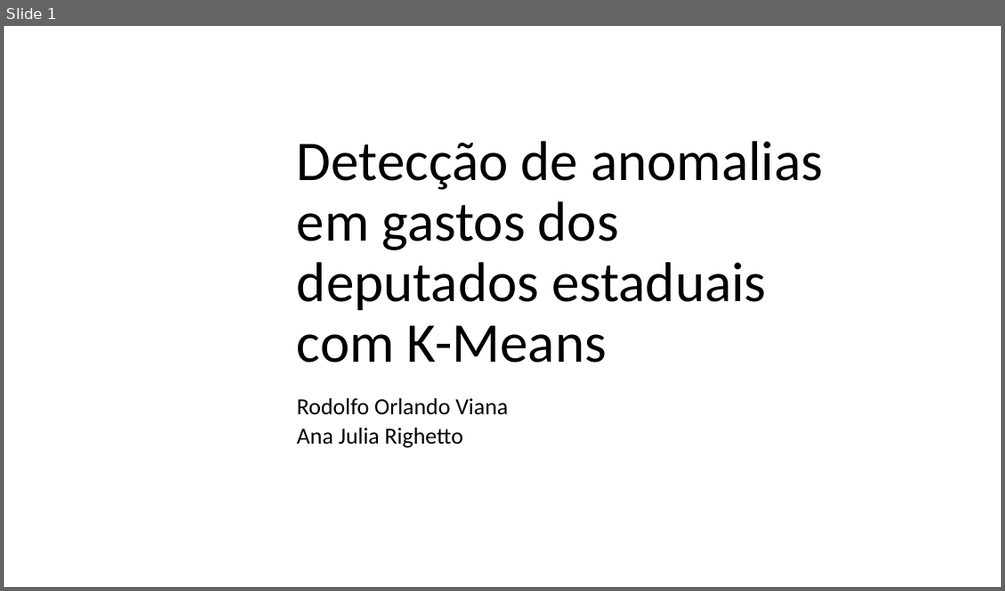
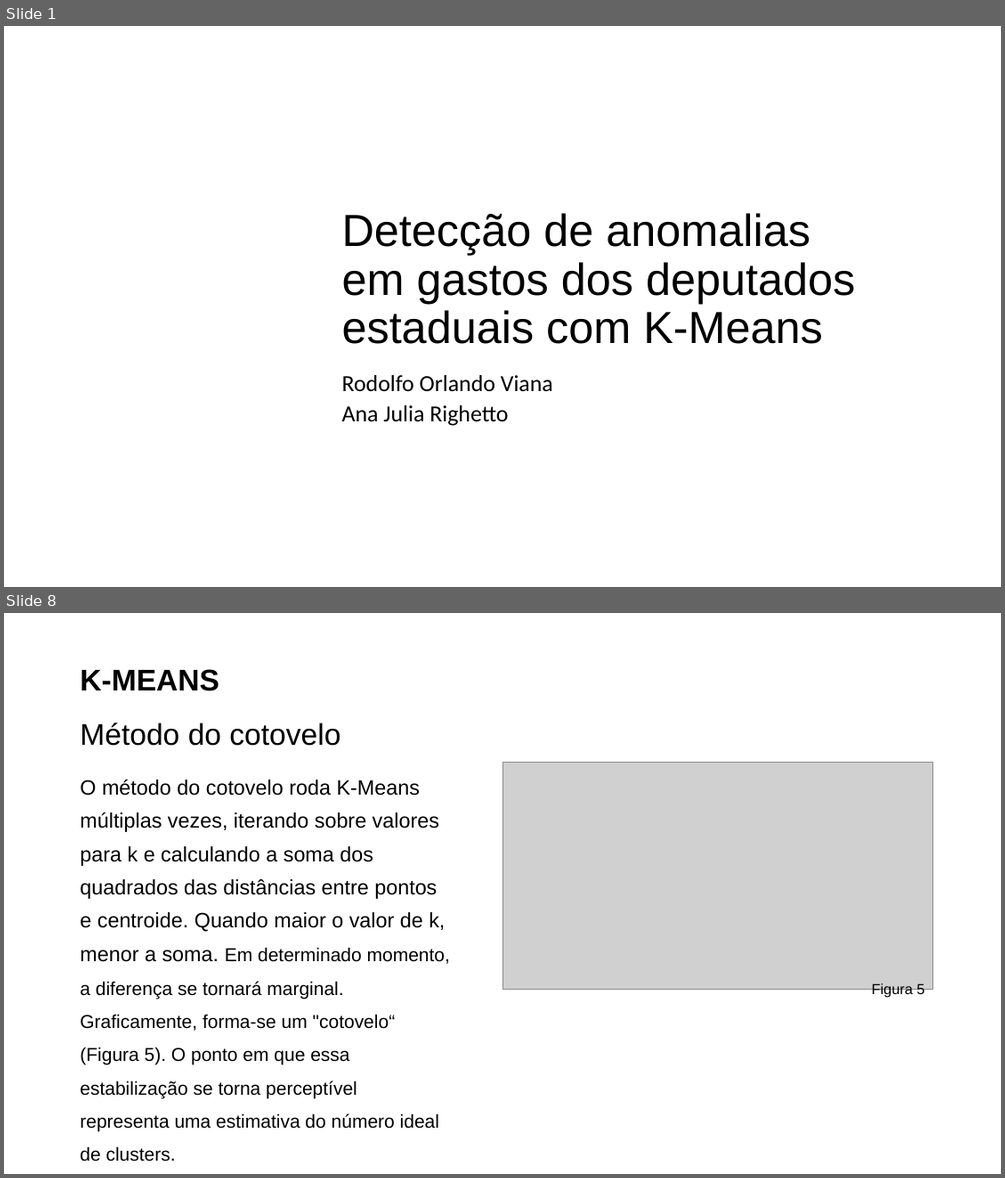
Before and after one commit to rodolfo-viana/mba_esalq, a slide deck: prd/WIP_apresentacao.pptx. Shown one above the other, each under a label of ours: slide 1 before the commit, slides 1 and 8 after it; the slides between them are not shown. The pictures are 1005x591 and 1005x1178 pixels, drawn with LibreOffice and Linux fonts; fonts in the diff are those of the drawing; grey boxes stand for pictures; background and template pictures are left out. Boxes give left, top, right and bottom in pixels: in the first picture for what was removed or moved away, otherwise in the second. Text is boxed around its words. In the diff, an @@ line names an element or a change of style, - is before the commit and + after.

```diff
--- a/prd/WIP_apresentacao.pptx
+++ b/prd/WIP_apresentacao.pptx
@@ slide 8 added at (4, 613, 1001, 1174), background picture (left out) @@
@@ title added at (80, 669, 340, 746), 28.8 pt, text #000000 @@
+K-MEANS
+Método do cotovelo
@@ picture added at (502, 763, 933, 989) @@
@@ text added at (80, 779, 450, 1131), 18 pt, text #000000 @@
+O método do cotovelo roda K-Means múltiplas vezes, iterando sobre valores para k e calculando a soma dos quadrados das distâncias entre pontos e centroide. Quando maior o valor de k, menor a soma. Em determinado momento, a diferença se tornará marginal. Graficamente, forma-se um "cotovelo“ (Figura 5). O ponto em que essa estabilização se torna perceptível representa uma estimativa do número ideal de clusters.
@@ text added at (872, 983, 924, 997), 14 pt, text #000000 @@
+Figura 5
@@ slide 1 changed as well @@
@@ title "Detecção de anomalias em gastos ...": place and size @@
-title "Detecção de anomalias em gastos ..." at (297, 141, 823, 362)
+title "Detecção de anomalias em gastos ..." at (342, 213, 855, 344)
@@ title "Detecção de anomalias em gastos ..." at (342, 213, 855, 344): size 54 to 43.2 pt, font Calibri to Arial; vertical alignment bottom to middle @@
@@ subtitle "Rodolfo Orlando Viana": place and size @@
-subtitle "Rodolfo Orlando Viana" at (297, 398, 508, 448)
+subtitle "Rodolfo Orlando Viana" at (342, 375, 553, 426)
@@ subtitle "Rodolfo Orlando Viana" at (342, 375, 553, 426): vertical alignment top to bottom @@
```
Also in this commit, not shown: 6 other slides added, 1 slide removed, 3 other files.
